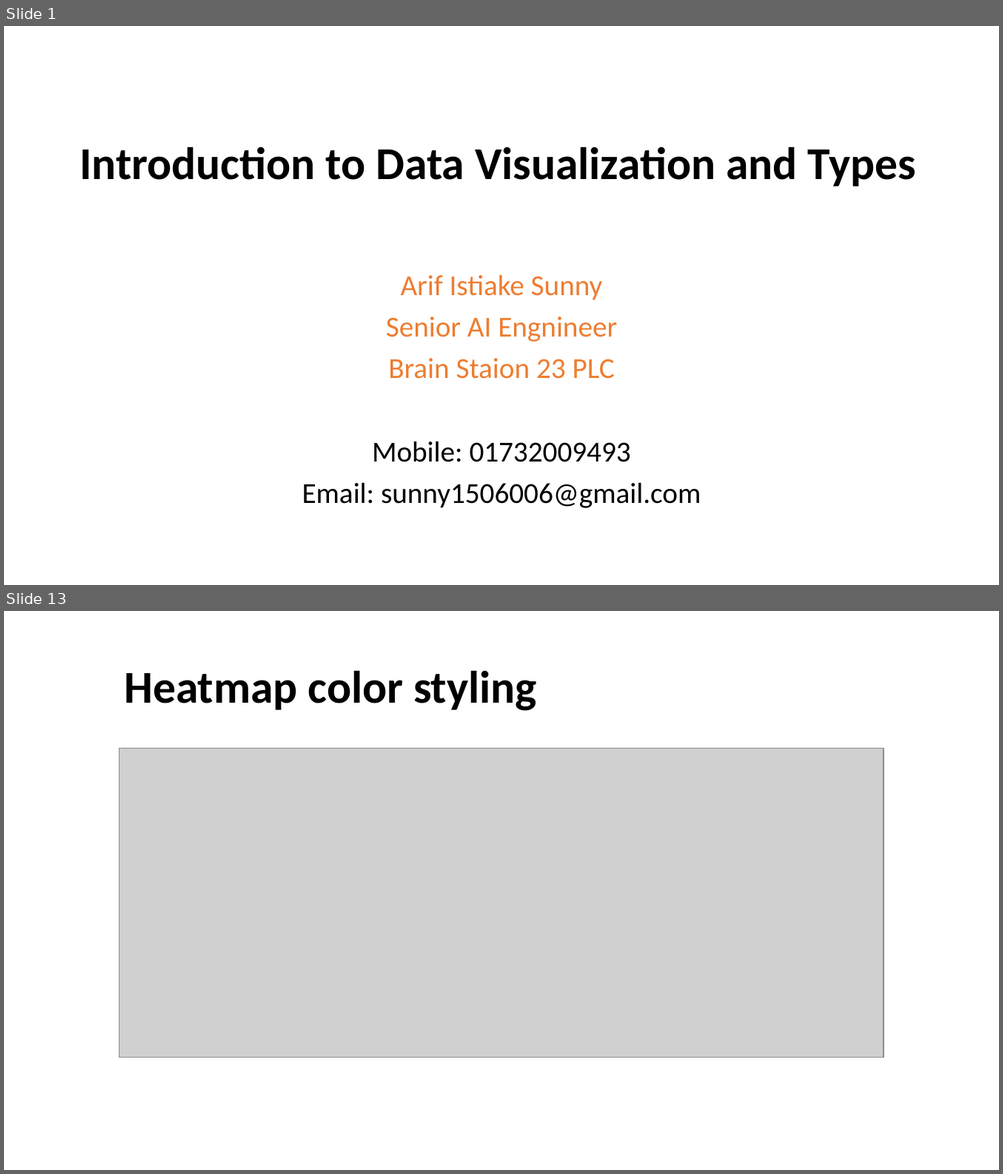
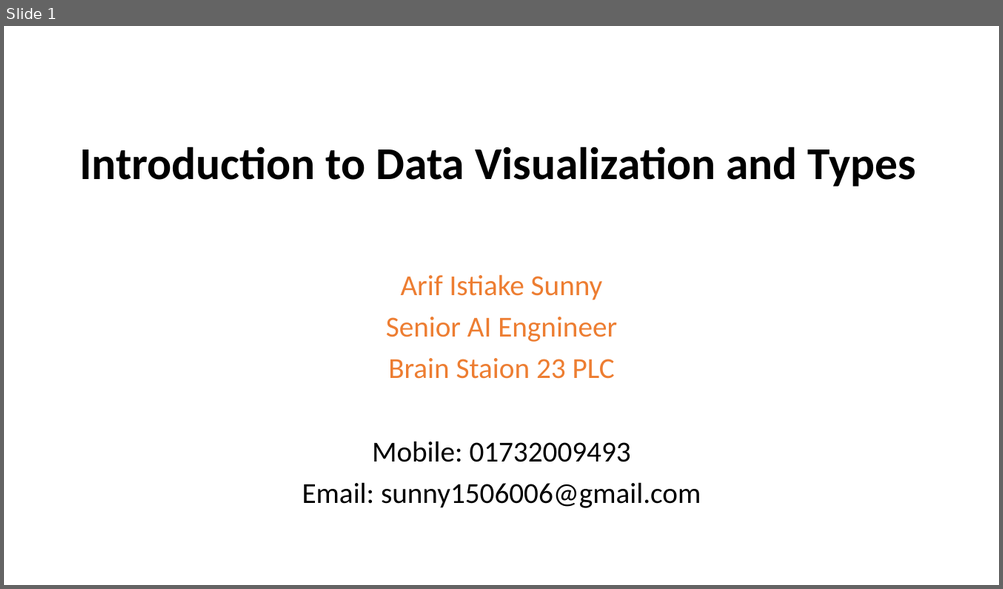
Before and after one commit to nahidniloy14/Data-Visualization, a slide deck: Introduction to Data Visualization and Types.pptx. Shown one above the other, each under a label of ours: slides 1 and 13 before the commit, slide 1 after it; the slides between them are not shown. The pictures are 1003x1174 and 1003x589 pixels, drawn with LibreOffice and Linux fonts; fonts in the diff are those of the drawing; grey boxes stand for pictures. Boxes give left, top, right and bottom in pixels: in the first picture for what was removed or moved away, otherwise in the second. Text is boxed around its words. In the diff, an @@ line names an element or a change of style, - is before the commit and + after.

```diff
--- a/Introduction to Data Visualization and Types.pptx
+++ b/Introduction to Data Visualization and Types.pptx
@@ slide 13 removed at bbox=[4, 611, 999, 1170], background #FFFFFF @@
@@ title removed at bbox=[124, 670, 537, 711] @@
-Heatmap color styling
@@ picture removed at bbox=[119, 749, 884, 1058] @@
```
Also in this commit, not shown: 1 slide changed, 8 slides added, 10 other slides removed, 3 other files.
